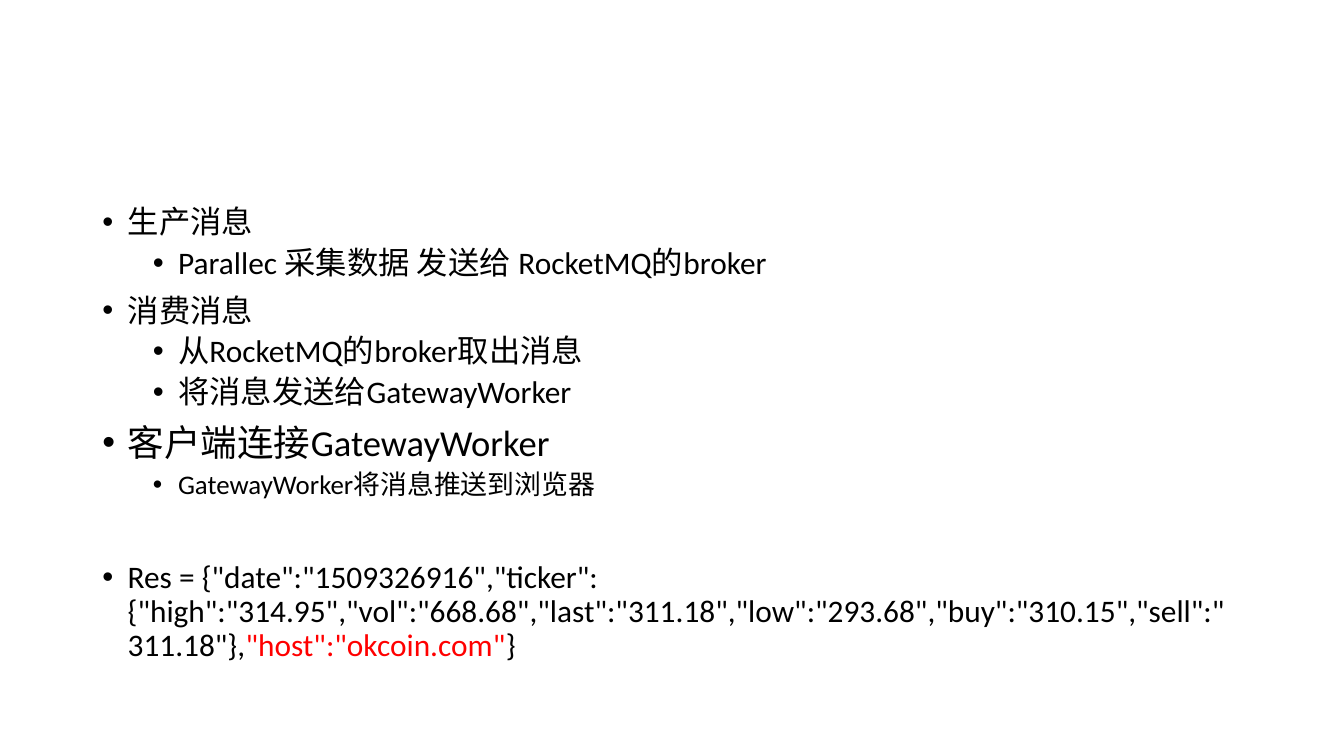
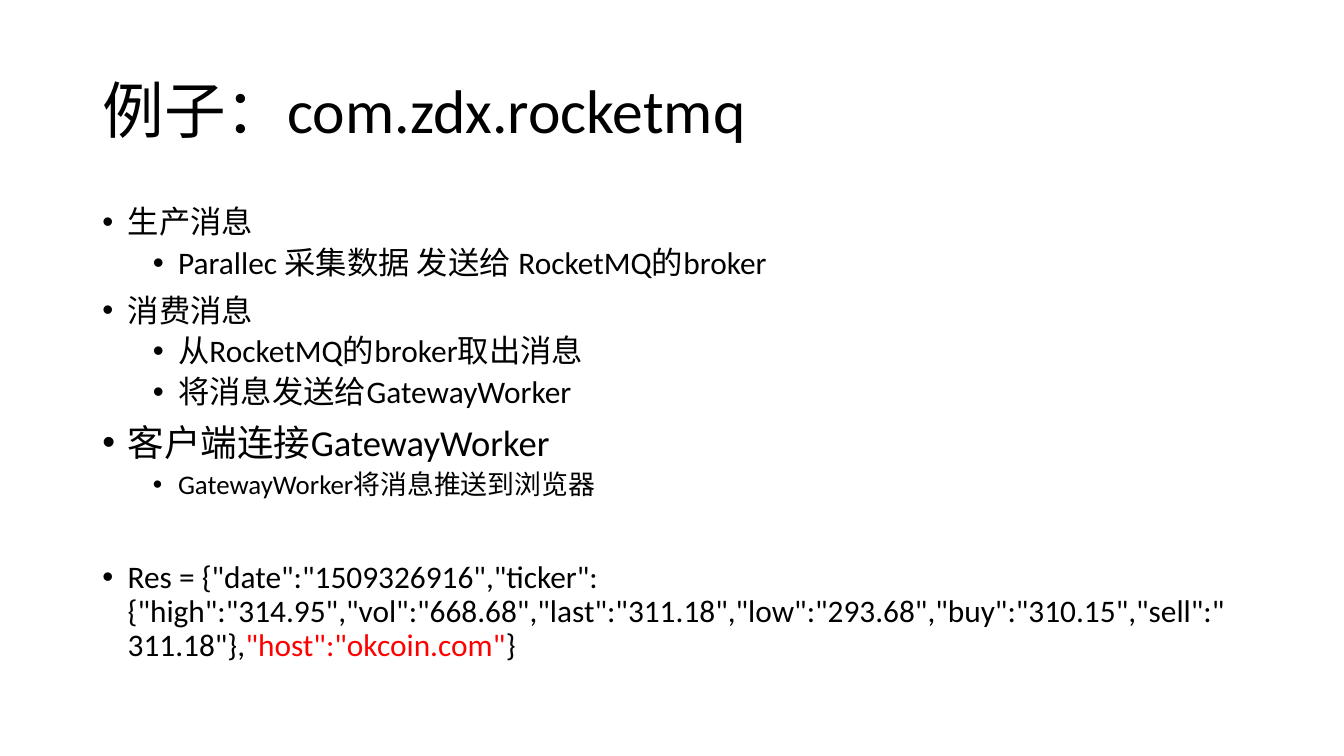
Before and after one commit to csliangdu/ExchangeAgg, a slide deck: slide 17 of doc/Coin.pptx. Drawn at 1344x756 pixels with LibreOffice and Linux fonts; fonts in the diff are those of the drawing. Boxes give left, top, right and bottom in pixels: in the first picture for what was removed or moved away, otherwise in the second. Text is boxed around its words. In the diff, an @@ line names an element or a change of style, - is before the commit and + after.

```diff
--- a/doc/Coin.pptx
+++ b/doc/Coin.pptx
@@ title added at <box>102,81,745,143</box>, 44 pt, text #000000 @@
+例子：com.zdx.rocketmq
```
Also in this commit, not shown: 7 other slides changed, 1 other file.
